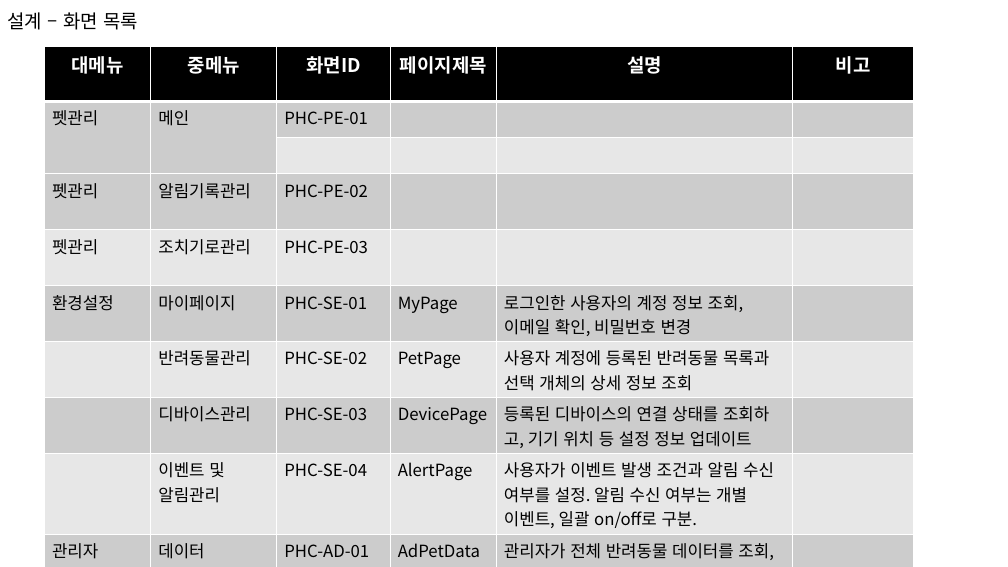
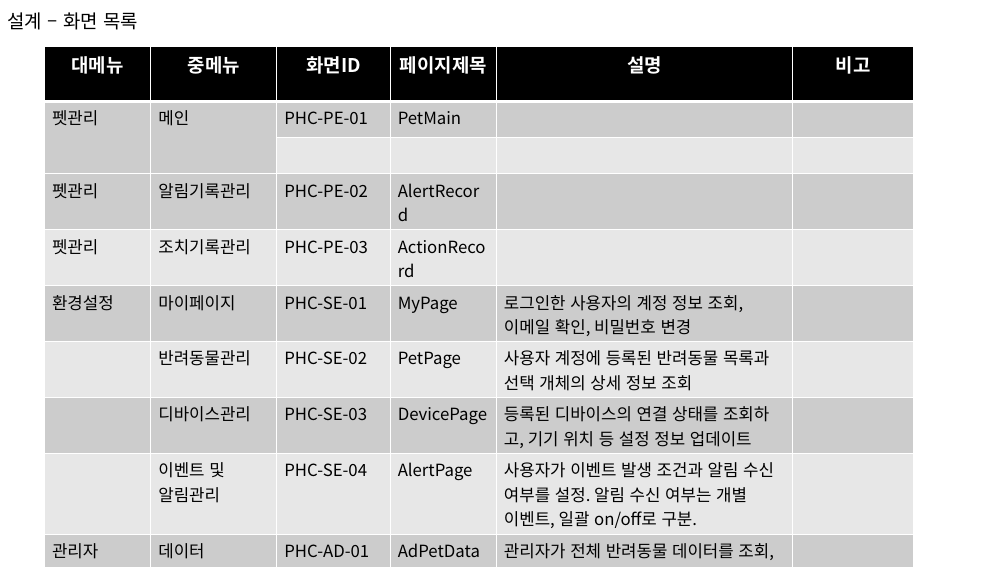
Before and after one commit to trafalgalow32-bot/JavaClass, a slide deck: slide 4 of ClassMaterial/1차 프로젝트/4. 화면설계/4._화면_설계서(김현규)ver-1.pptx. Drawn at 1008x567 pixels with LibreOffice and Linux fonts; fonts in the diff are those of the drawing. Boxes give left, top, right and bottom in pixels: in the first picture for what was removed or moved away, otherwise in the second. Text is boxed around its words. In the diff, an @@ line names an element or a change of style, - is before the commit and + after.

```diff
--- a/ClassMaterial/1차 프로젝트/4. 화면설계/4._화면_설계서(김현규)ver-1.pptx
+++ b/ClassMaterial/1차 프로젝트/4. 화면설계/4._화면_설계서(김현규)ver-1.pptx
@@ table at (45,47,914,564) @@
-row 2, column 4: 
+row 2, column 4: PetMain
-row 4, column 4: 
+row 4, column 4: AlertRecord
-row 5, column 2: 조치기로관리
+row 5, column 2: 조치기록관리
-row 5, column 4: 
+row 5, column 4: ActionRecord
```
Also in this commit, not shown: 5 other slides changed, 1 slide added, 37 other files.
